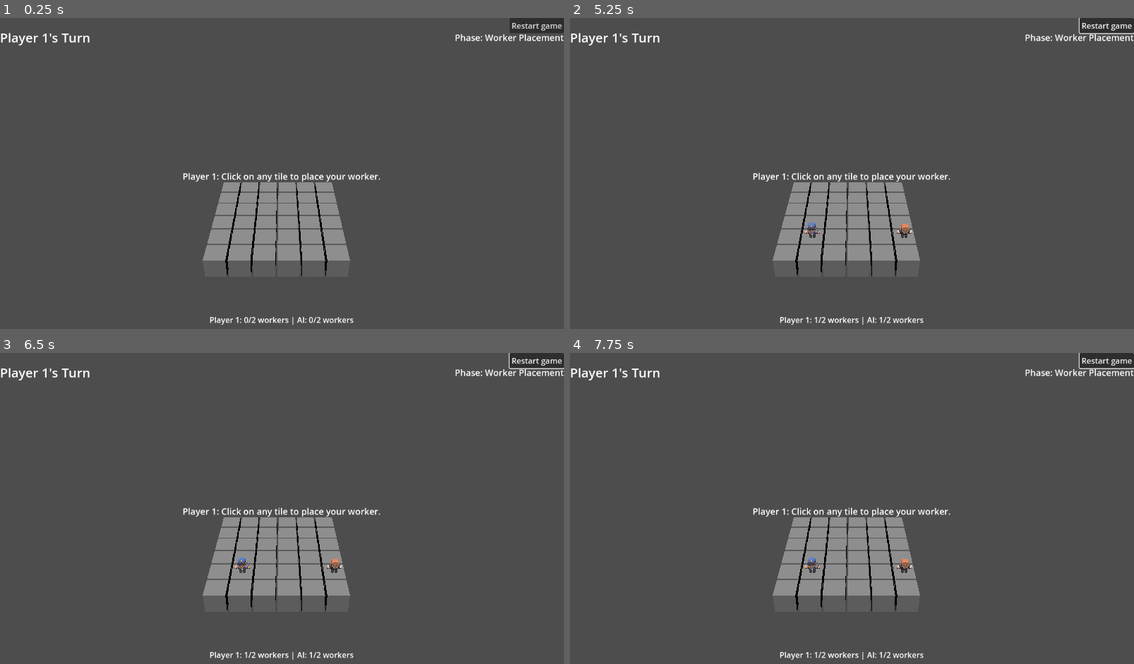
Above: before the commit, frames 1-4 (two rows, left to right).
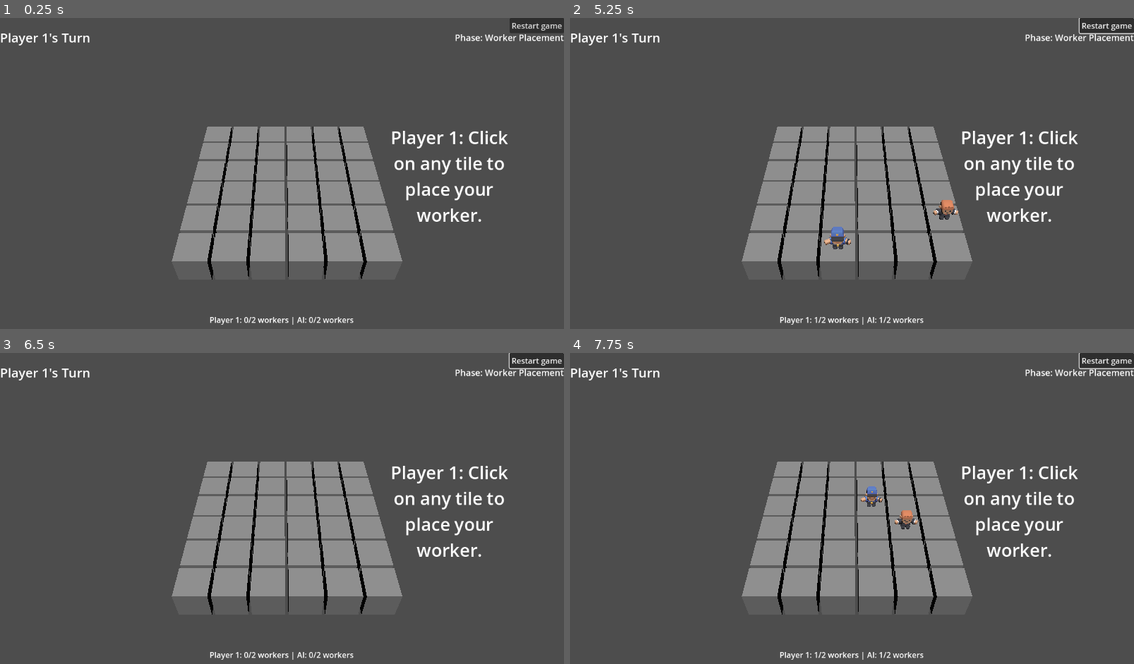
Above: after the commit, the same moments.

Repository: shriramgopal1225/santorini-ai
Game: Godot game, scene res://main.tscn
The game is run twice, just before and just after one commit, with the same random seed, the same clock (stepped at 60 frames per second) and the same inputs.
Inputs (mouse positions are in pixels of both pictures, inside the frame that each line leads up to):
- Up to frame 1 (0.25 s): no input
- Up to frame 2 (5.25 s): click "Restart game" at 0.5 s; click "Restart game" at 1.25 s; click "Restart game" at 2 s; tap Enter every 0.75 s from 2.75 to 5 s; move the mouse to (976, 161) at 2.77 s; click (976, 161) at 2.92 s; move the mouse to (739, 192) at 3.52 s; click (739, 192) at 3.67 s; move the mouse to (908, 108) at 4.27 s; click (908, 108) at 4.42 s; move the mouse to (823, 238) at 5.02 s; click (823, 238) at 5.17 s
- Up to frame 3 (6.5 s): tap Enter at 5.75 s; move the mouse to (451, 558) at 5.77 s; click (451, 558) at 5.92 s
- Up to frame 4 (7.75 s): tap Enter at 6.5 s; move the mouse to (682, 464) at 6.52 s; click (682, 464) at 6.67 s; move the mouse to (880, 511) at 7.27 s; click (880, 511) at 7.42 s

The runs differ from the first frame. In frame 1, 11% of the frame differs, in the area x 30-91%, y 34-85%; in frame 2, 11%; in frame 3, 11%; in frame 4, 11%.

Commit message:
Added functionality for the restart button and winner message.

Diff:
--- a/board.gd
+++ b/board.gd
@@ -144,3 +144,43 @@
 			if grandchild is MeshInstance3D:
 				return grandchild
 	return null
+
+func clear_board():
+	print("Clearing board visuals...")
+
+	# Remove all worker visuals
+	for worker_id in worker_nodes:
+		var worker_node = worker_nodes[worker_id]
+		if worker_node:
+			worker_node.queue_free()
+	worker_nodes.clear()
+
+	# Remove only blocks and domes from tiles (not tile components)
+	for grid_pos in tile_nodes:
+		var tile_node = tile_nodes[grid_pos]
+
+		# Only remove children that we know we added (blocks and domes)
+		var children_to_remove = []
+		for child in tile_node.get_children():
+			# Check if this is a block or dome we added
+			if is_dynamic_building(child):
+				children_to_remove.append(child)
+
+		for child in children_to_remove:
+			child.queue_free()
+
+	print("Board cleared successfully")
+
+# Helper function to identify blocks and domes we added
+func is_dynamic_building(node: Node) -> bool:
+	# Check if this node is one of our building instances
+	if node.scene_file_path == BLOCK_SCENE.resource_path:
+		return true
+	if node.scene_file_path == DOME_SCENE.resource_path:
+		return true
+
+	# Alternative check by name if scene_file_path doesn't work
+	if node.name.begins_with("block") or node.name.begins_with("dome"):
+		return true
+
+	return false
--- a/game_manager.gd
+++ b/game_manager.gd
@@ -37,6 +37,8 @@
 	new_game()
 
 func new_game():
+	# Clear the visual board first
+	get_tree().get_root().get_node("Main/Board").clear_board()
 	current_state = GameState.new()
 	current_phase = GamePhase.PLACEMENT
 	current_player = 1
@@ -44,6 +46,7 @@
 	p2_workers_placed = 0
 	selected_worker_id = ""
 	print("New game started. Player 1, place your first worker.")
+	update_ui()
 
 func on_tile_selected(grid_pos):
 	if current_phase == GamePhase.GAME_OVER: return
@@ -195,7 +198,15 @@
 	return true
 
 func _game_over(win_message):
-	print("--- GAME OVER ---"); print(win_message); current_phase = GamePhase.GAME_OVER
+	print("--- GAME OVER ---")
+	print(win_message)
+	current_phase = GamePhase.GAME_OVER
+
+	# Show winner message in UI
+	if game_ui:
+		game_ui.update_for_game_over(win_message)
+
+	update_ui()
 
 func _can_player_make_any_move(player_id):
 	return not ai_agent._get_all_actions_for_player(current_state, player_id).is_empty()
--- a/game_ui.gd
+++ b/game_ui.gd
@@ -17,7 +17,22 @@
 
 func _on_restart_pressed():
 	print("Restart button clicked!")
-	# We'll connect this to GameManager later
+
+	# Hide winner message
+	hide_winner_message()
+
+	# Tell GameManager to restart
+	GameManager.new_game()
+
+	# Reset UI to initial state
+	reset_ui_to_start()
+
+func reset_ui_to_start():
+	# Reset colors and text
+	phase_indicator.add_theme_color_override("font_color", Color.WHITE)
+	winner_message.modulate = Color.WHITE
+
+	print("UI reset to starting state")
 
 # Test function to see if script works
 func update_turn(player: int):
@@ -25,3 +40,34 @@
 
 func update_instructions(text: String):
 	instructions_label.text = text
+
+func show_winner_message(winner_text: String):
+	# Show winner message and hide instructions
+	winner_message.text = winner_text
+	winner_message.visible = true
+	instructions_label.visible = false
+
+	# Make winner text bigger and more prominent
+	winner_message.add_theme_font_size_override("font_size", 36)
+	winner_message.add_theme_color_override("font_color", Color.GOLD)
+
+	# Add celebration animation
+	var tween = create_tween()
+	tween.set_loops(3)
+	tween.tween_property(winner_message, "modulate", Color.WHITE, 0.5)
+	tween.tween_property(winner_message, "modulate", Color.GOLD, 0.5)
+
+	print("Winner message shown: " + winner_text)
+
+func hide_winner_message():
+	# Hide winner message and show instructions again
+	winner_message.visible = false
+	instructions_label.visible = true
+
+	print("Winner message hidden")
+
+func update_for_game_over(winner_text: String):
+	show_winner_message(winner_text)
+	phase_indicator.text = "Game Over"
+	phase_indicator.add_theme_color_override("font_color", Color.RED)
+	instructions_label.text = "Click 'Restart game' to play again."
--- a/game_ui.tscn
+++ b/game_ui.tscn
@@ -57,16 +57,16 @@
 
 [node name="CenterPanel" type="Control" parent="."]
 layout_mode = 1
-anchors_preset = 8
-anchor_left = 0.5
+anchors_preset = 6
+anchor_left = 1.0
 anchor_top = 0.5
-anchor_right = 0.5
+anchor_right = 1.0
 anchor_bottom = 0.5
-offset_left = -300.0
+offset_left = -368.0
 offset_top = -150.0
-offset_right = 300.0
+offset_right = -100.0
 offset_bottom = 150.0
-grow_horizontal = 2
+grow_horizontal = 0
 grow_vertical = 2
 mouse_filter = 2
 
@@ -77,10 +77,11 @@
 anchor_bottom = 1.0
 grow_horizontal = 2
 grow_vertical = 2
-theme_override_font_sizes/font_size = 18
+theme_override_font_sizes/font_size = 36
 text = "Click on any tile to place you first worker"
 horizontal_alignment = 1
 vertical_alignment = 1
+autowrap_mode = 2
 
 [node name="WinnerMessage" type="Label" parent="CenterPanel"]
 visible = false
--- a/main.tscn
+++ b/main.tscn
@@ -8,7 +8,7 @@
 script = ExtResource("1_0xm2m")
 
 [node name="Camera3D" type="Camera3D" parent="."]
-transform = Transform3D(1, 0, 0, 0, 0.857769, 0.514035, 0, -0.514035, 0.857769, 3, 11.5653, 17.2364)
+transform = Transform3D(1, 0, 0, 0, 0.722919, 0.690933, 0, -0.690933, 0.722919, 2.60699, 9.00461, 11.4188)
 fov = 49.0
 
 [node name="DirectionalLight3D" type="DirectionalLight3D" parent="."]
